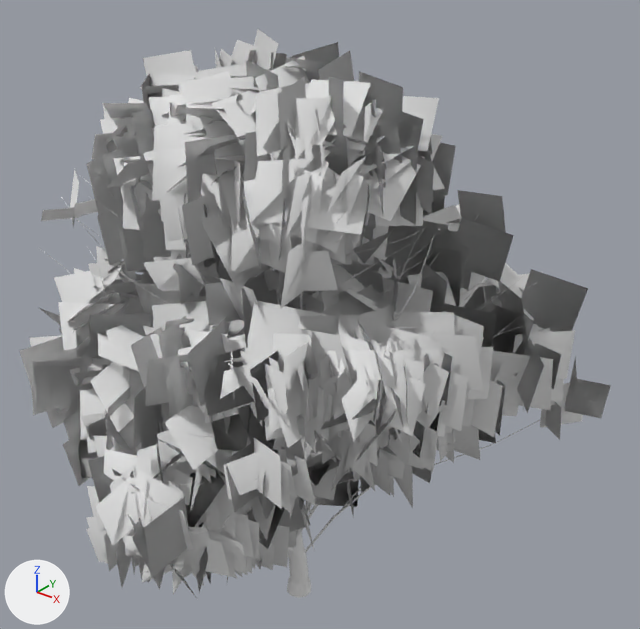
Before and after pictures for a commit that changed the FBX model unity/Assets/Art/Trees/birch/tree_birch_s1_a30.fbx.
Both versions are drawn from a camera (50 mm lens) standing at (10.39, -12.2, 14.67) and looking at (-0.18, 1.0, 6.49). The lights are fixed; the arrows at lower left show +X, +Y and +Z. The picture after the commit comes second. Where no turn or scale is listed for an object, it has been applied to the vertices.

The older version as bpy lines, for what is in view:
```python
me_tree_birch_s1_a30_branches = bpy.data.meshes.new('tree_birch_s1_a30_branches')
me_tree_birch_s1_a30_branches.from_pydata(...)  # 10992 vertices, 10214 faces; spans x -5.59..4.17, y -4.57..5.26, z -0.25..11.38
me_tree_birch_s1_a30_leaves = bpy.data.meshes.new('tree_birch_s1_a30_leaves')
me_tree_birch_s1_a30_leaves.from_pydata(...)  # 8224 vertices, 2056 faces; spans x -6.19..4.84, y -4.92..5.51, z 1.59..12.22
ob_tree_birch_s1_a30_branches = bpy.data.objects.new('tree_birch_s1_a30_branches', me_tree_birch_s1_a30_branches)
ob_tree_birch_s1_a30_branches.location = (0.0, 0.0, 0.0)
ob_tree_birch_s1_a30_leaves = bpy.data.objects.new('tree_birch_s1_a30_leaves', me_tree_birch_s1_a30_leaves)
ob_tree_birch_s1_a30_leaves.location = (0.0, 0.0, 0.0)
```
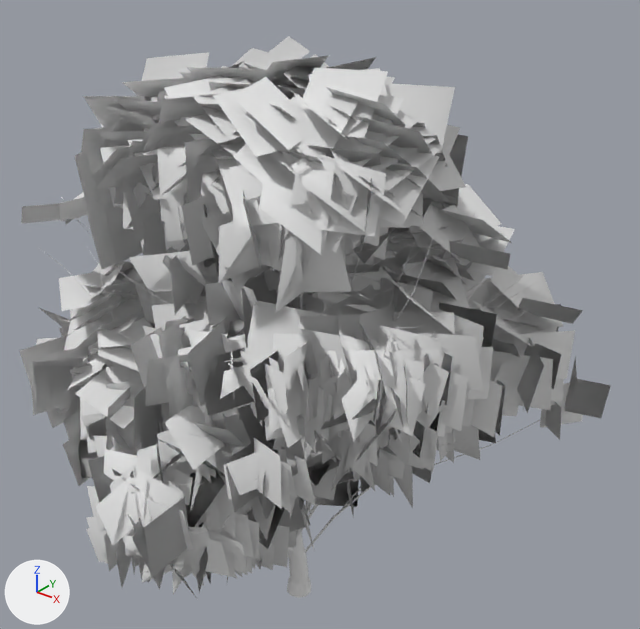
Where the change shows, as pixel boxes (x1, y1, x2, y2) in the pictures (640 x 629 px):
'tree_birch_s1_a30_leaves', reshaped: before (20, 29, 611, 598); after (20, 36, 611, 598)
part 1 of me_tree_birch_s1_a30_leaves, deleted: before (29, 29, 588, 451)
part 2 of me_tree_birch_s1_a30_leaves, built on: before (58, 71, 403, 364); after (21, 36, 583, 447)

What the commit changed:
me_tree_birch_s1_a30_leaves is used by ob_tree_birch_s1_a30_leaves; location (0.0, 0.0, 0.0).
me_tree_birch_s1_a30_leaves had 8224 vertices, 2056 faces and spanned x -6.19..4.84, y -4.92..5.51, z 1.59..12.22.
me_tree_birch_s1_a30_leaves now has 8200 vertices, 2050 faces and spans x -6.19..4.84, y -4.92..5.51, z 1.59..12.01.
me_tree_birch_s1_a30_leaves part 1: 450 loose pieces with 1800 vertices, spanning x -5.46..4.4, y -3.71..4.33, z 5.2..12.22, are deleted.
me_tree_birch_s1_a30_leaves part 2: 148 vertices removed from x -5.01..2.46, y -2.82..2.81, z 5.02..11.98; 1924 vertices added at x -5.52..4.55, y -3.82..4.66, z 5.22..12.01.
